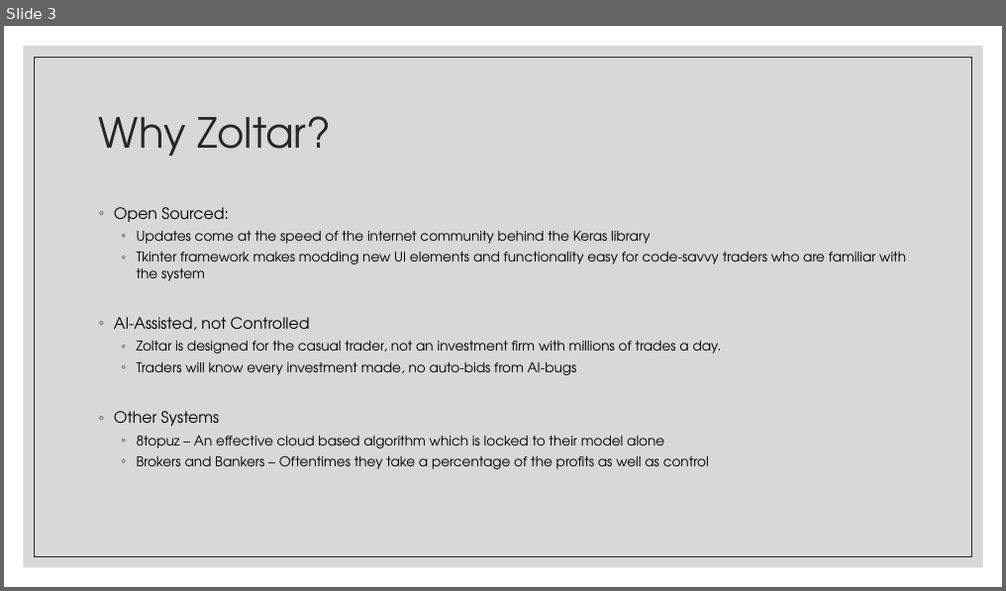
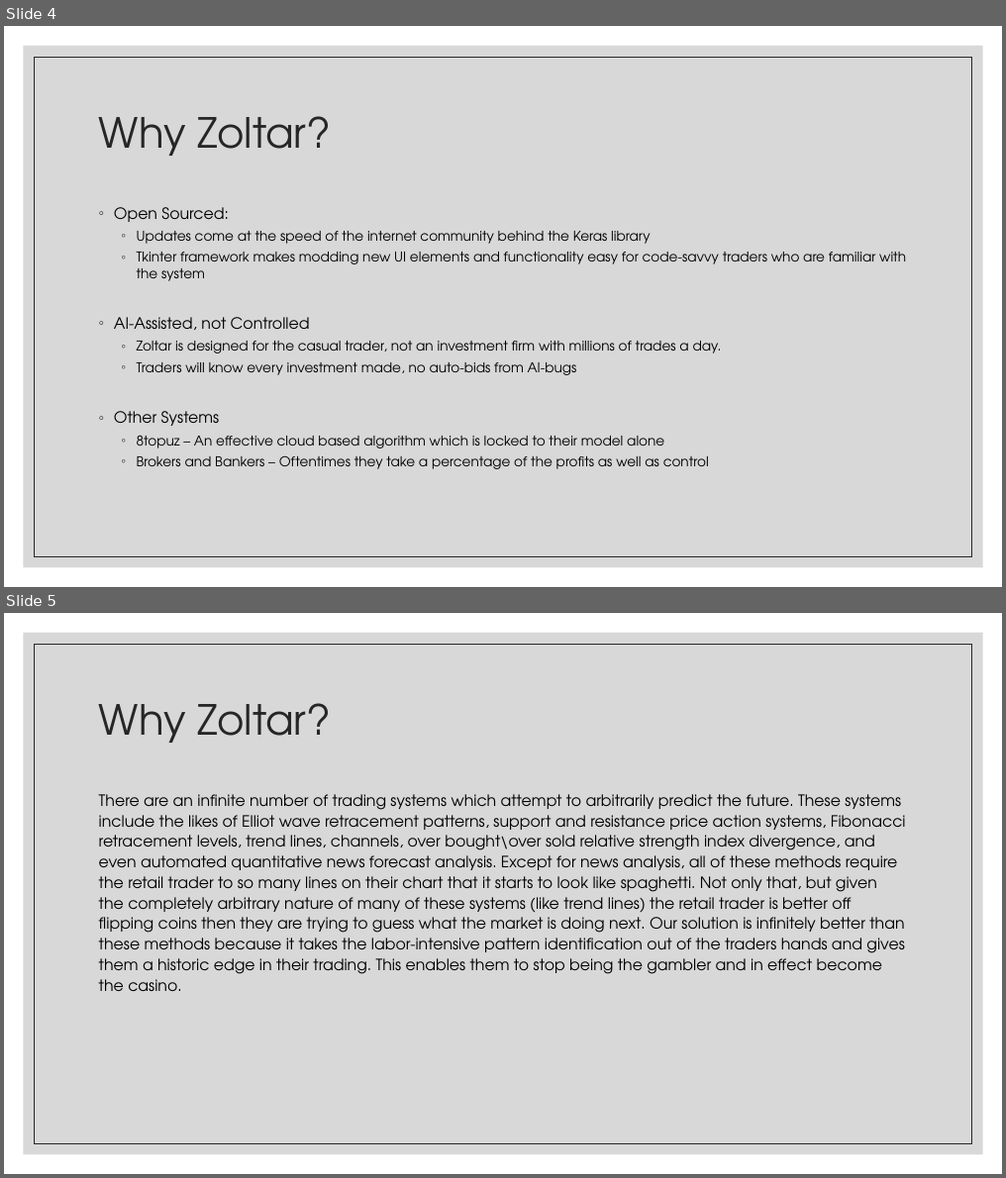
Before and after one commit to gmgoodale/Team19-Zoltar-Stock-Trader, a slide deck: Presentation/Zoltar Stock App.pptx. Shown one above the other, each under a label of ours: slide 3 before the commit, slides 4 and 5 after it. The pictures are 1006x591 and 1006x1178 pixels, drawn with LibreOffice and Linux fonts; fonts in the diff are those of the drawing. Boxes give left, top, right and bottom in pixels: in the first picture for what was removed or moved away, otherwise in the second. Text is boxed around its words. In the diff, an @@ line names an element or a change of style, - is before the commit and + after.

```diff
--- a/Presentation/Zoltar Stock App.pptx
+++ b/Presentation/Zoltar Stock App.pptx
@@ slide 5 added at (4,613,1002,1174), background #FFFFFF; not listed: 2 template elements that a slide beside it also shows @@
@@ title added at (99,703,331,743), 40 pt, text #262626 @@
+Why Zoltar?
@@ text added at (99,794,906,991), 15 pt, text #000000 @@
+There are an infinite number of trading systems which attempt to arbitrarily predict the future. These systems include the likes of Elliot wave retracement patterns, support and resistance price action systems, Fibonacci retracement levels, trend lines, channels, over bought\over sold relative strength index divergence, and even automated quantitative news forecast analysis. Except for news analysis, all of these methods require the retail trader to so many lines on their chart that it starts to look like spaghetti. Not only that, but given the completely arbitrary nature of many of these systems (like trend lines) the retail trader is better off flipping coins then they are trying to guess what the market is doing next. Our solution is infinitely better than these methods because it takes the labor-intensive pattern identification out of the traders hands and gives them a historic edge in their trading. This enables them to stop being the gambler and in effect become the casino.
@@ what was slide 3 is now slide 4 @@
```
Also in this commit, not shown: 2 slides changed, 2 other slides added.
